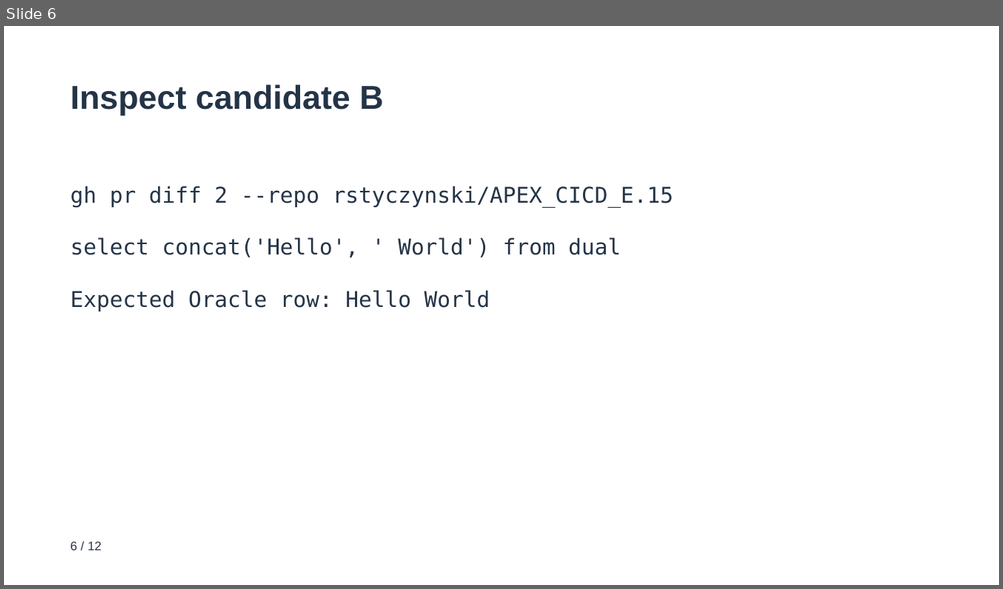
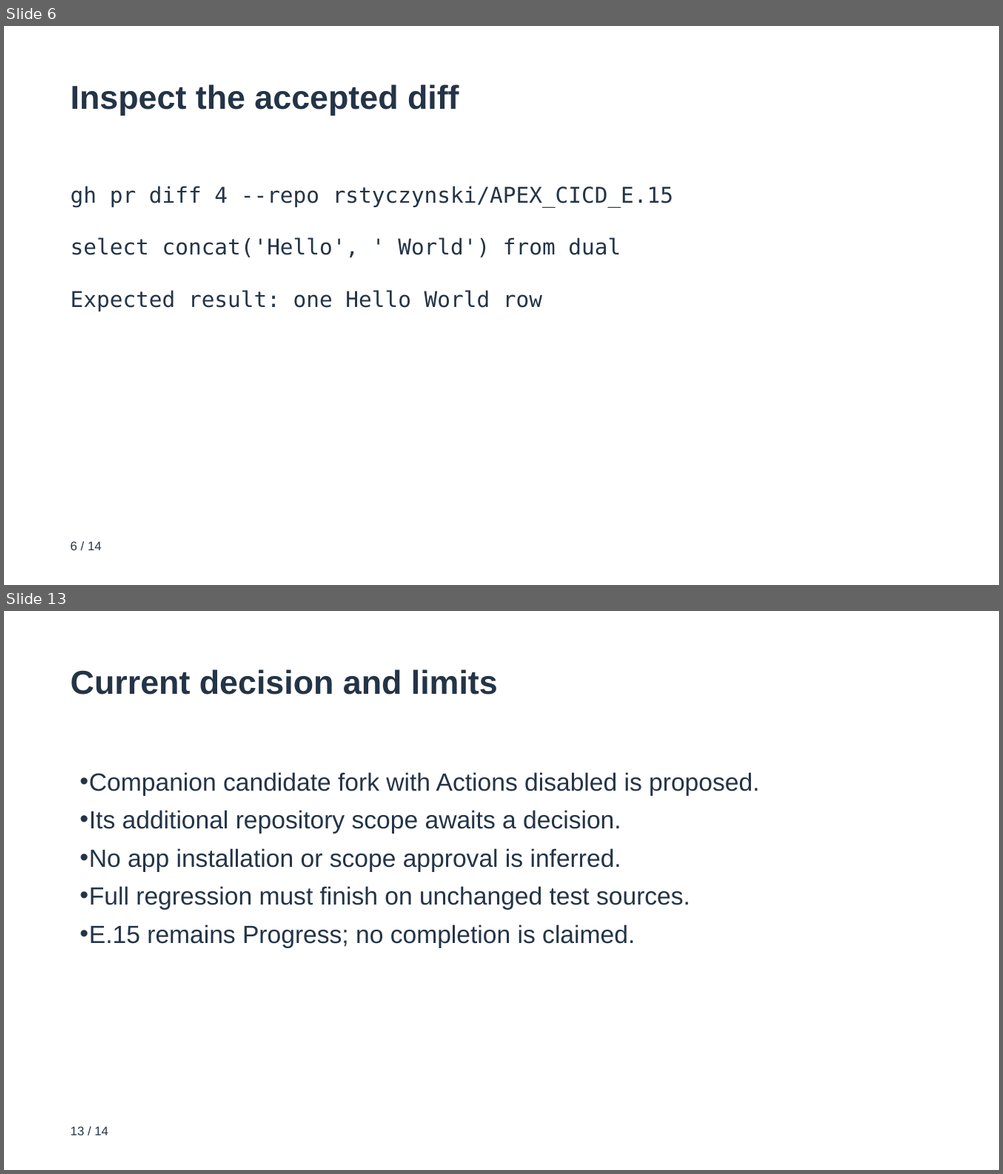
Before and after one commit to rstyczynski/APEX_CICD, a slide deck: progress/E.15/sprint_E.15_increment_demo.pptx. Shown one above the other, each under a label of ours: slide 6 before the commit, slides 6 and 13 after it; the slides between them are not shown. The pictures are 1003x589 and 1003x1174 pixels, drawn with LibreOffice and Linux fonts; fonts in the diff are those of the drawing. Boxes give left, top, right and bottom in pixels: in the first picture for what was removed or moved away, otherwise in the second. Text is boxed around its words. In the diff, an @@ line names an element or a change of style, - is before the commit and + after.

```diff
--- a/progress/E.15/sprint_E.15_increment_demo.pptx
+++ b/progress/E.15/sprint_E.15_increment_demo.pptx
@@ slide 13 added at (4,611,999,1170), background #FFFFFF @@
@@ text added at (71,669,498,695), 32 pt, text #243447, bold @@
+Current decision and limits
@@ text added at (79,772,759,948), 24 pt, text #243447 @@
+• Companion candidate fork with Actions disabled is proposed.
+• Its additional repository scope awaits a decision.
+• No app installation or scope approval is inferred.
+• Full regression must finish on unchanged test sources.
+• E.15 remains Progress; no completion is claimed.
@@ text added at (71,1127,108,1136), 12 pt, text #243447 @@
+13 / 14
@@ slide 6 changed as well @@
@@ text at (71,84,459,116): text changed @@
-Inspect candidate B
+Inspect the accepted diff
@@ text at (71,186,673,207): text changed @@
-gh pr diff 2 --repo rstyczynski/APEX_CICD_E.15
+gh pr diff 4 --repo rstyczynski/APEX_CICD_E.15
@@ text at (71,290,542,312): text changed @@
-Expected Oracle row: Hello World
+Expected result: one Hello World row
@@ text at (71,542,102,551): text changed @@
-6 / 12
+6 / 14
```
Also in this commit, not shown: 8 other slides changed, 4 other slides added, 3 slides removed, 50 other files.
